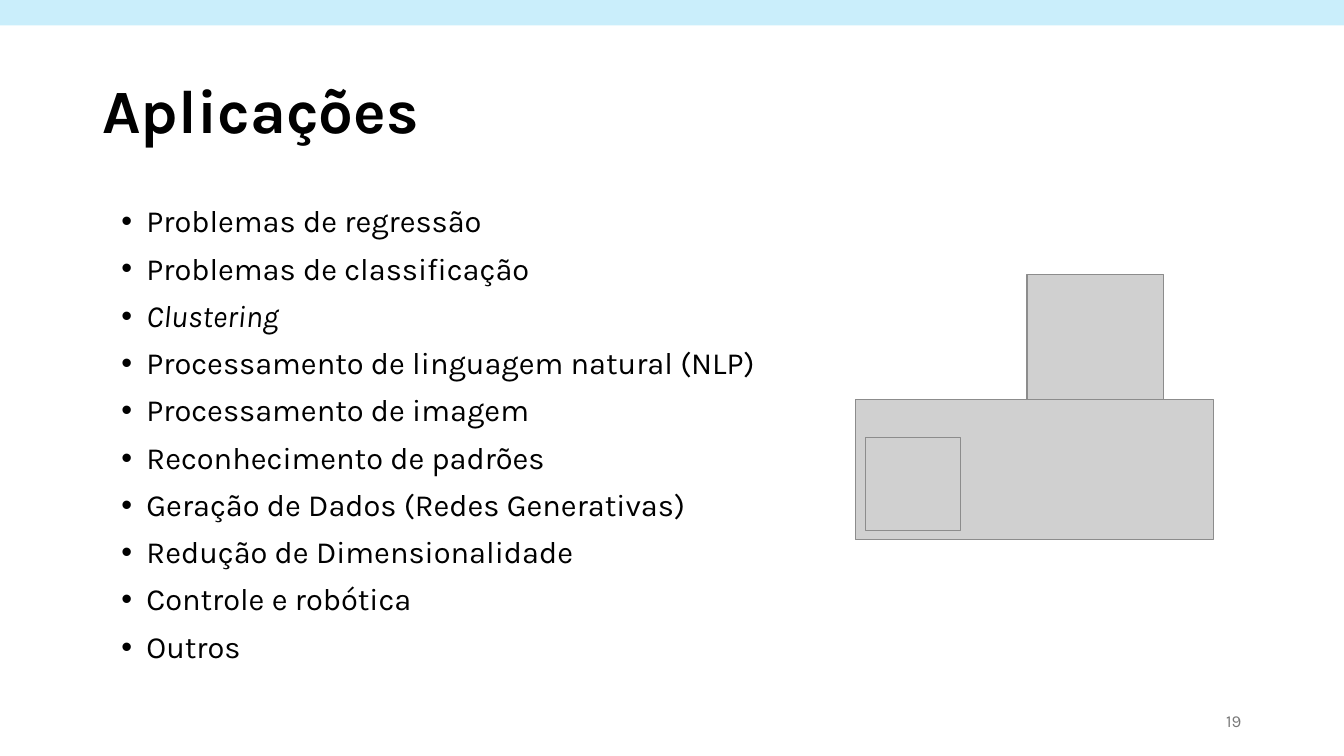
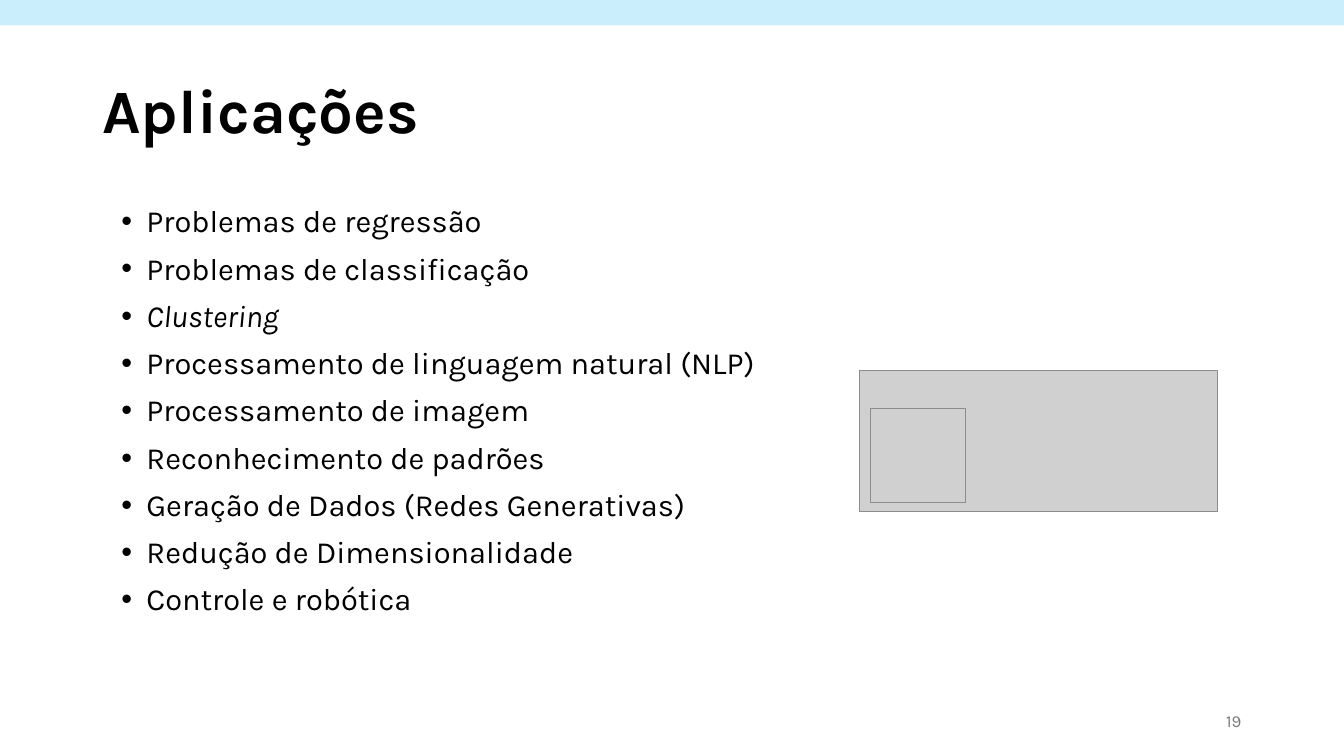
Before and after one commit to OviedoVR/ML_especializacao, a slide deck: slide 19 of assets/MachineLearning_RedesNeurais.pptx. Drawn at 1344x756 pixels with LibreOffice and Linux fonts; fonts in the diff are those of the drawing; grey boxes stand for pictures. Boxes give left, top, right and bottom in pixels: in the first picture for what was removed or moved away, otherwise in the second. Text is boxed around its words. In the diff, an @@ line names an element or a change of style, - is before the commit and + after.

```diff
--- a/assets/MachineLearning_RedesNeurais.pptx
+++ b/assets/MachineLearning_RedesNeurais.pptx
@@ picture removed at [1027, 274, 1165, 420] @@
@@ picture: place and size @@
-picture at [855, 399, 1213, 539]
+picture at [860, 371, 1218, 511]
@@ picture: place and size @@
-picture at [866, 438, 961, 531]
+picture at [870, 409, 965, 503]
@@ text at [146, 638, 240, 659]: paragraph removed @@
-• Outros
```
Also in this commit, not shown: 1 other slide changed, 1 other file.
